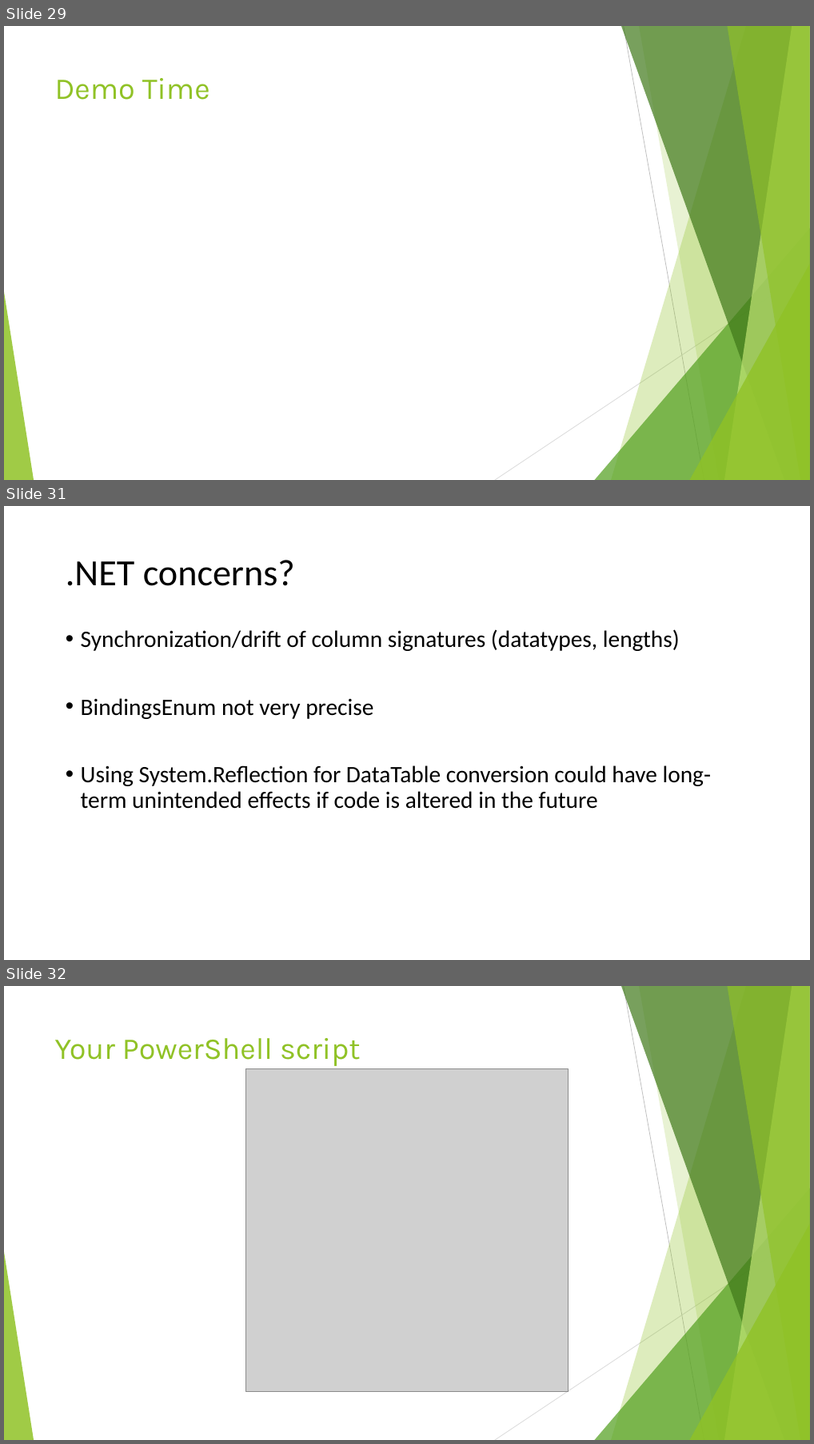
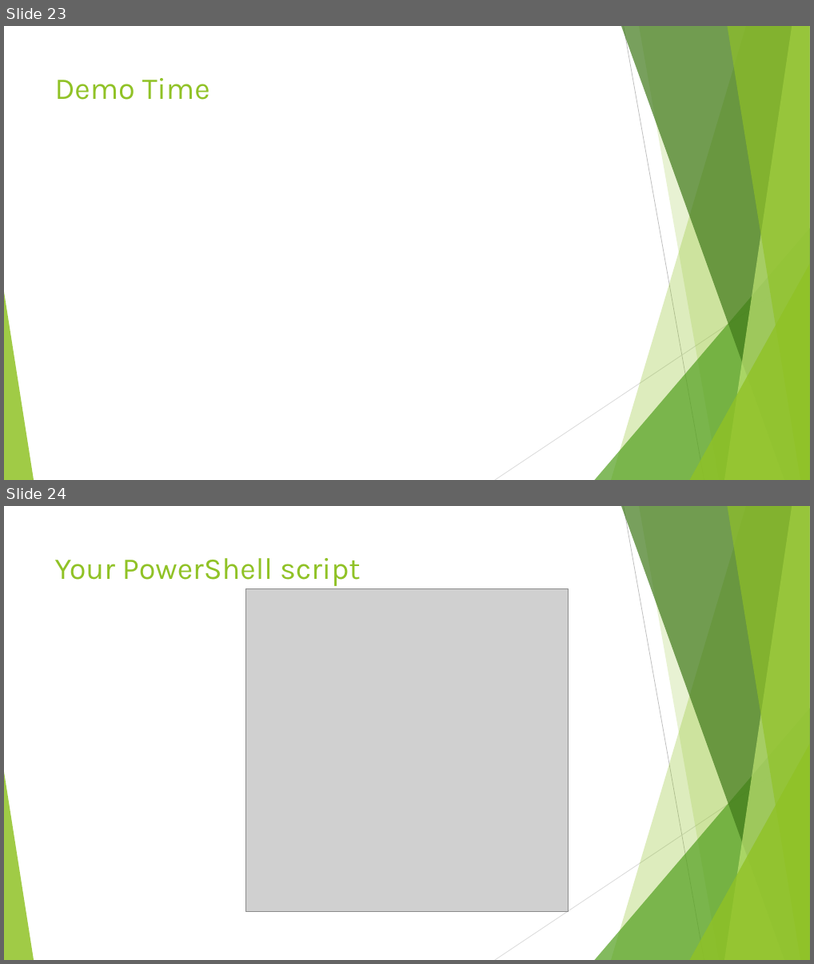
Before and after one commit to jbfoushee/MyPresentations, a slide deck: Datatables_and_Dataframes_to_SQL_Procs/User-defined Table Types.pptx. Shown one above the other, each under a label of ours: slides 29, 31 and 32 before the commit, slides 23 and 24 after it; the slides between them are not shown. The pictures are 814x1444 and 814x964 pixels, drawn with LibreOffice and Linux fonts; fonts in the diff are those of the drawing; grey boxes stand for pictures. Boxes give left, top, right and bottom in pixels: in the first picture for what was removed or moved away, otherwise in the second. Text is boxed around its words. In the diff, an @@ line names an element or a change of style, - is before the commit and + after.

```diff
--- a/Datatables_and_Dataframes_to_SQL_Procs/User-defined Table Types.pptx
+++ b/Datatables_and_Dataframes_to_SQL_Procs/User-defined Table Types.pptx
@@ slide 31 removed at [4, 506, 810, 960], background #FFFFFF @@
@@ title removed at [66, 560, 295, 586] @@
-.NET concerns?
@@ text removed at [81, 629, 711, 808] @@
-• Synchronization/drift of column signatures (datatypes, lengths)
-• BindingsEnum not very precise
-• Using System.Reflection for DataTable conversion could have long-term unintended effects if code is altered in the future
@@ what was slide 29 is now slide 23 @@
@@ what was slide 32 is now slide 24 @@
```
Also in this commit, not shown: 2 slides changed, 1 slide added, 8 other slides removed, 1 other file.
